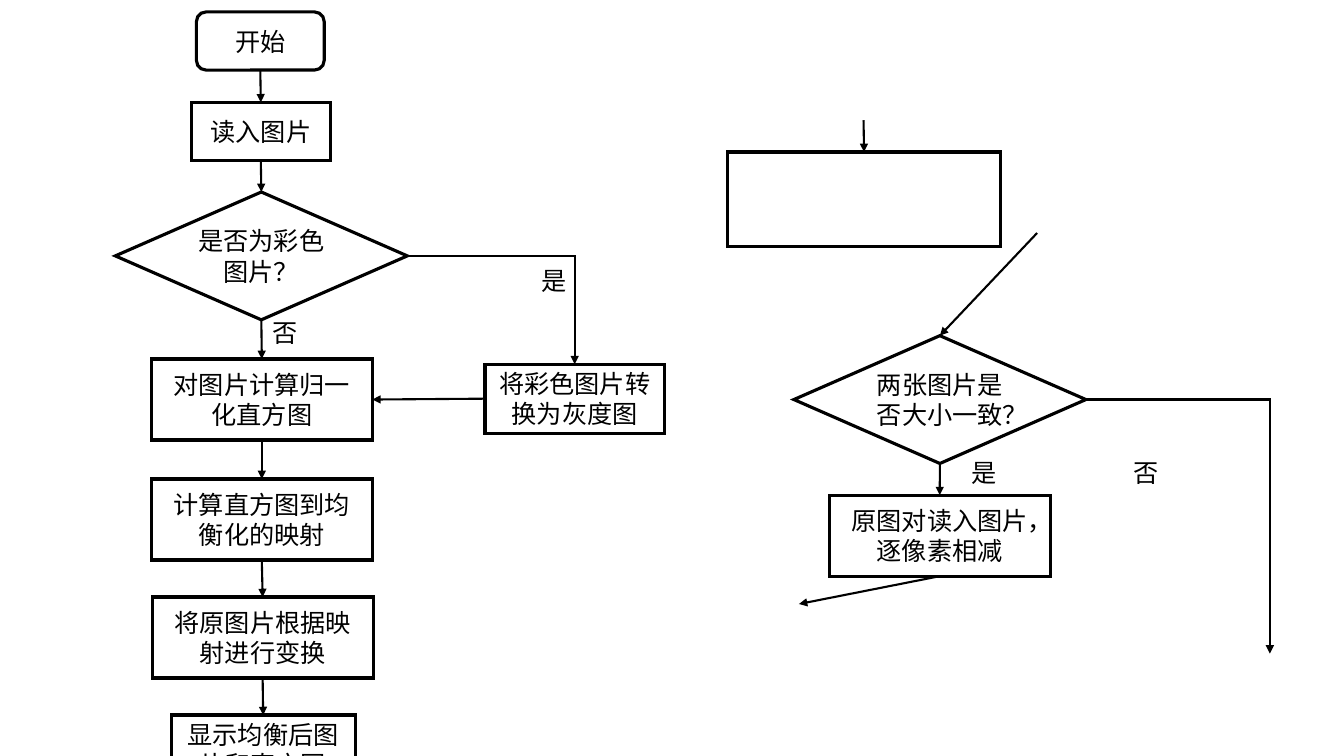
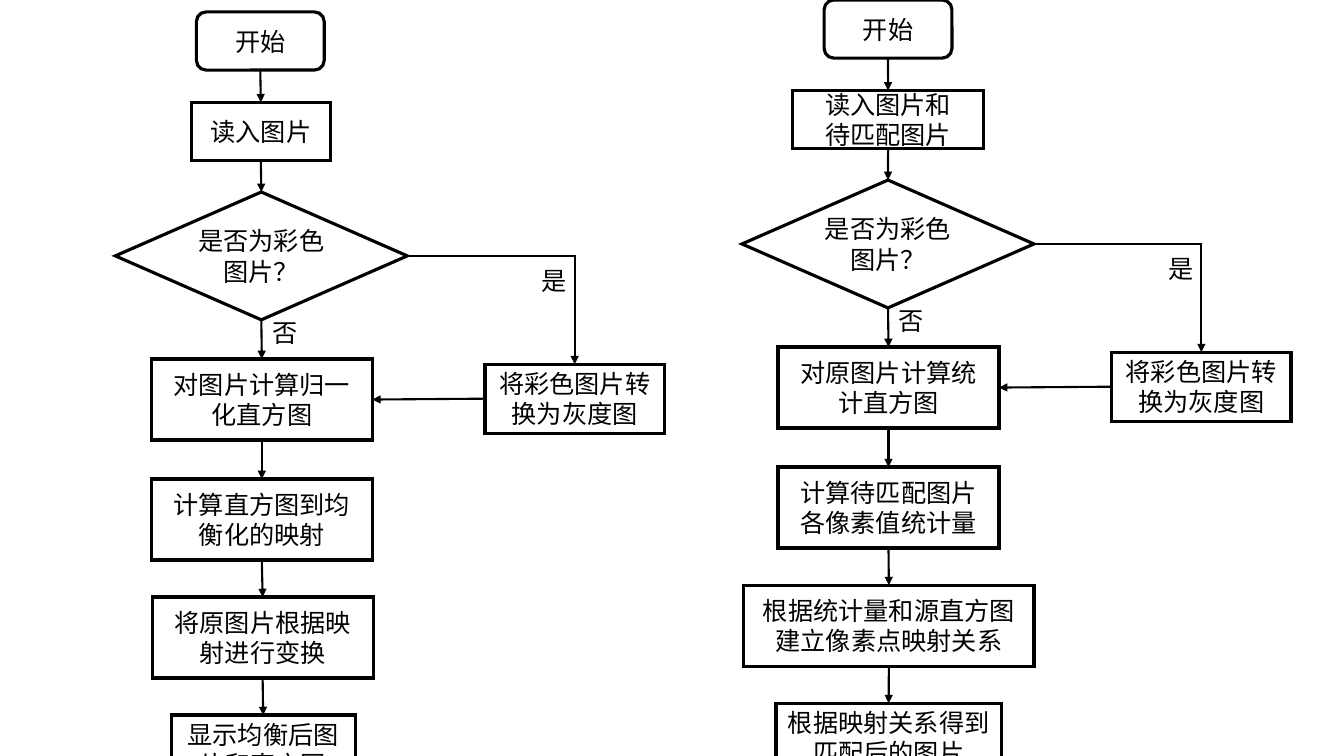
Before and after one commit to JZDBB/image_processing, a slide deck: slide 2 of 图像处理流程图.pptx. Drawn at 1344x756 pixels with LibreOffice and Linux fonts; fonts in the diff are those of the drawing. Boxes give left, top, right and bottom in pixels: in the first picture for what was removed or moved away, otherwise in the second. Text is boxed around its words. In the diff, an @@ line names an element or a change of style, - is before the commit and + after.

```diff
--- a/图像处理流程图.pptx
+++ b/图像处理流程图.pptx
@@ arrow moved from (864, 120) - (864, 152) to (888, 148) - (888, 180) @@
@@ rectangle removed at (728,152,1001,247) @@
@@ arrow removed from (1037, 233) to (940, 336) @@
@@ text "是": place and size @@
-text "是" at (971,462,996,484)
+text "是" at (1168,258,1193,280)
@@ text "否" rewrapped from (1134,462,1159,484) to (899,304,924,332) @@
@@ diamond removed at (795,336,1087,464) @@
-两张图片是否大小一致？
@@ elbow arrow removed from (1086, 399) to (1270, 653) @@
@@ arrow moved from (940, 464) - (940, 495) to (888, 429) - (888, 467) @@
@@ rectangle "计算待匹配图片各像素值统计量": place and size @@
-rectangle "计算待匹配图片各像素值统计量" at (830,495,1051,576)
+rectangle "计算待匹配图片各像素值统计量" at (778,467,999,547)
@@ text in rectangle at (800,481,976,534): text changed @@
-原图对读入图片，逐像素相减
+计算待匹配图片各像素值统计量
@@ arrow moved from (940, 577) - (800, 604) to (888, 548) - (889, 585) @@
@@ group added at (742,0,1292,756): 5 rectangles, 4 arrows, 1 rounded rectangle, 1 diamond, 1 elbow arrow @@
+开始
+读入图片和
+待匹配图片
+根据映射关系得到匹配后的图片
+是否为彩色图片？
+对原图片计算统计直方图
+将彩色图片转换为灰度图
+根据统计量和源直方图建立像素点映射关系
```
Also in this commit, not shown: 10 other files.
